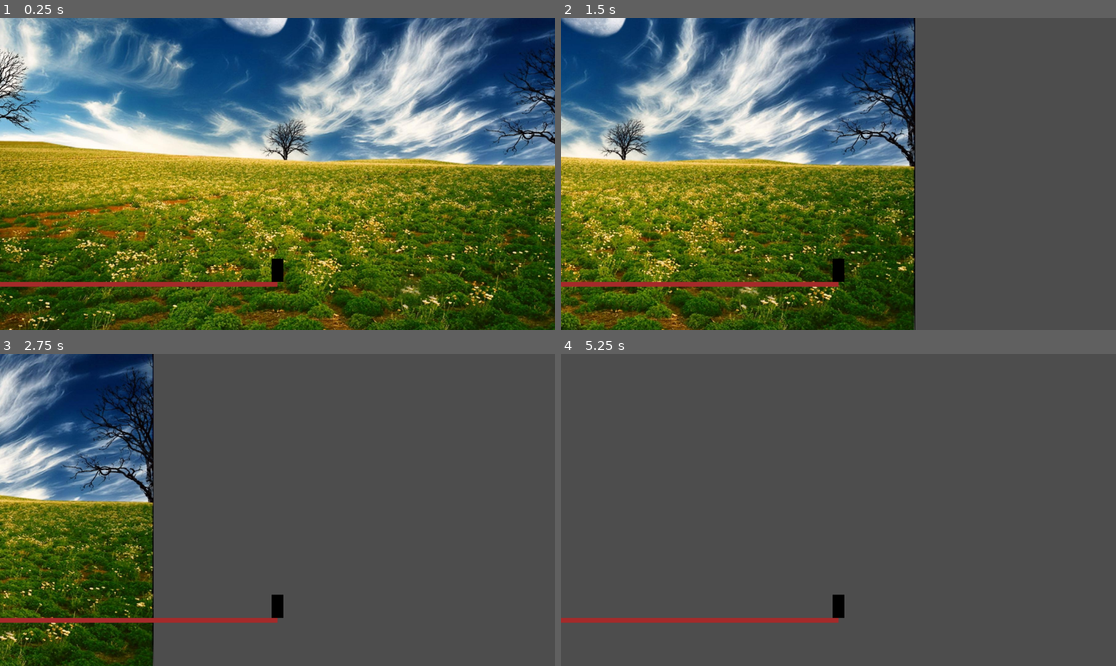
Above: before the commit, frames 1-4 (two rows, left to right).
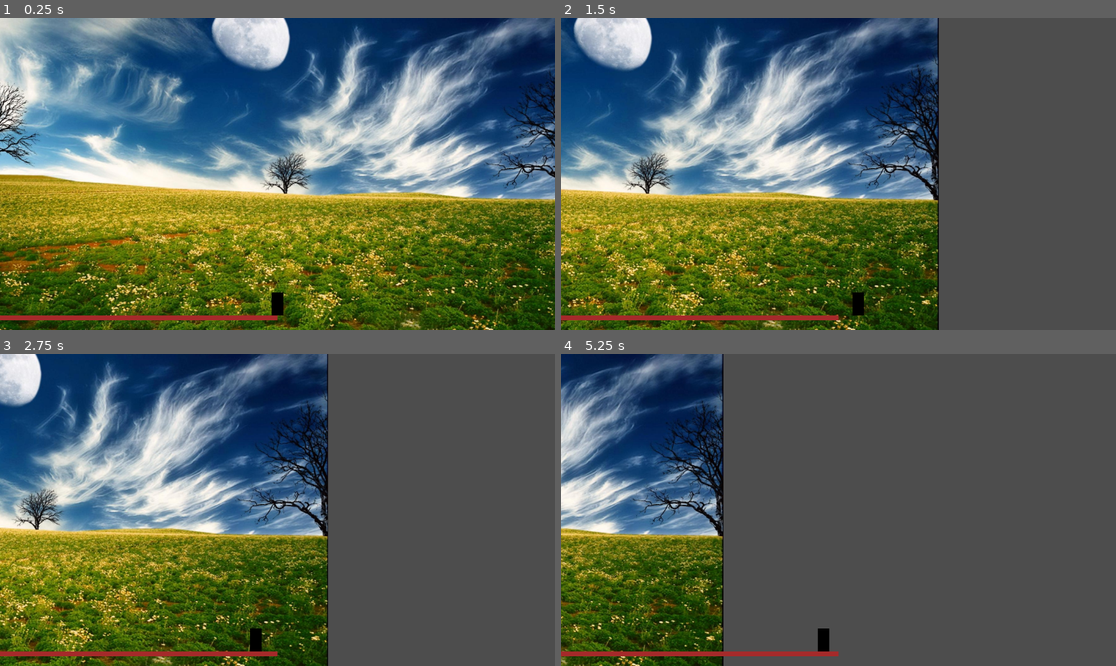
Above: after the commit, the same moments.

Repository: Darr3n2GG/2D-Platformer-Player-Template-WIP
Game: Godot game, scene res://src/scenes/test.tscn
The game is run twice, just before and just after one commit, with the same random seed, the same clock (stepped at 60 frames per second) and the same inputs. The project has no main scene, so this scene is started directly.
Inputs:
- Up to frame 1 (0.25 s): no input
- Up to frame 2 (1.5 s): tap Enter at 0.5 s; hold D (move_right) from 0.53 s (still down)
- Up to frame 3 (2.75 s): release D (move_right) at 2.03 s; hold A (move_left) from 2.03 s (still down)
- Up to frame 4 (5.25 s): release A (move_left) at 2.78 s; hold D (move_right) 2.78-4.28 s; hold A (move_left) 4.28-5.03 s; hold D (move_right) from 5.03 s (still down)

The runs differ from the first frame. In frame 1, 76% of the frame differs, in the area x 0-100%, y 0-100%; in frame 2, 54%; in frame 3, 55%; in frame 4, 30%.

Commit message:
initial changes

Diff:
--- a/project.godot
+++ b/project.godot
@@ -11,7 +11,7 @@
 [application]
 
 config/name="D-Platformer-Player-Object-Rewrite"
-config/features=PackedStringArray("4.4", "Forward Plus")
+config/features=PackedStringArray("4.5", "Forward Plus")
 config/icon="res://icon.svg"
 
 [input]
--- a/src/scenes/test.tscn
+++ b/src/scenes/test.tscn
@@ -1,9 +1,10 @@
-[gd_scene load_steps=6 format=3 uid="uid://dxwptiva8bnis"]
+[gd_scene load_steps=7 format=3 uid="uid://dxwptiva8bnis"]
 
 [ext_resource type="PackedScene" uid="uid://by7th7037lc0x" path="res://src/game_objects/LineGround/line_ground.tscn" id="1_errlg"]
 [ext_resource type="Texture2D" uid="uid://bqmyxh14lp58h" path="res://src/assets/Free-nice-background-HD-1184461877.jpg" id="1_m5uds"]
 [ext_resource type="Script" uid="uid://cyntlb36gsg4x" path="res://src/game_objects/Player/player.gd" id="2_1wpl3"]
 [ext_resource type="Script" uid="uid://cxjtqg6r2chpq" path="res://src/game_objects/RectanglePolygon2D/rectangle_polygon_2d.gd" id="2_ys0to"]
+[ext_resource type="Script" uid="uid://ca0hxgmh7ae0q" path="res://src/scripts/player_camera.gd" id="5_egtcd"]
 
 [sub_resource type="CapsuleShape2D" id="CapsuleShape2D_m5uds"]
 radius = 8.0
@@ -23,11 +24,7 @@
 scale = Vector2(1.5, 1.5)
 script = ExtResource("2_1wpl3")
 accel_time = 0.1
-accel_type = 3
-
-[node name="Camera2D" type="Camera2D" parent="Player"]
-offset = Vector2(0, -200)
-process_callback = 0
+accel_type = 1
 
 [node name="RectanglePolygon2D" type="Polygon2D" parent="Player"]
 color = Color(0, 0, 0, 1)
@@ -38,3 +35,9 @@
 
 [node name="CollisionShape2D" type="CollisionShape2D" parent="Player"]
 shape = SubResource("CapsuleShape2D_m5uds")
+
+[node name="PlayerCamera" type="Camera2D" parent="." node_paths=PackedStringArray("player_node")]
+offset = Vector2(0, -20)
+limit_bottom = 50
+script = ExtResource("5_egtcd")
+player_node = NodePath("../Player")
--- /dev/null
+++ b/src/scripts/player_camera.gd
@@ -0,0 +1,50 @@
+class_name PlayerCamera extends Camera2D
+
+@export var player_node: CharacterBody2D
+@export var stop_speed: float = 4.5
+@export var walk_speed: float = 5.0
+@export var front_distance: float = 50.0
+@export var jump_speed: float = 4.0
+@export var fall_speed: float = 15.0
+
+var last_horizontal_input: int = 0
+var is_input: bool
+
+
+func _ready() -> void:
+	global_position = player_node.global_position
+
+func _physics_process(delta: float) -> void:
+	if not is_input and get_direction():
+		last_horizontal_input = sign(get_direction())
+		is_input = true
+
+	lerp_camera(delta)
+
+	if just_released_last_input():
+		is_input = false
+
+func lerp_camera(delta: float) -> void:
+	var target_pos = player_node.global_position
+	target_pos.x += front_distance * last_horizontal_input
+
+	var diff = target_pos - global_position
+	if diff.length() > 1:
+		var walking: bool = diff.x > 0 and player_node.velocity.x != 0
+		var horizontal_speed := walk_speed if walking else stop_speed
+		global_position.x += diff.x * delta * horizontal_speed
+
+		var falling: bool = diff.y > 0 and player_node.velocity.y > 0
+		var vertical_speed := fall_speed if falling else jump_speed
+		global_position.y += diff.y * delta * vertical_speed
+
+func get_direction() -> float:
+	return Input.get_axis("move_left", "move_right")
+
+func just_released_last_input() -> bool:
+	if last_horizontal_input == 1 and Input.is_action_just_released("move_right"):
+		return true
+	elif last_horizontal_input == -1 and Input.is_action_just_released("move_left"):
+		return true
+	else:
+		return false
Not shown, added: src/scripts/player_camera.gd.uid
